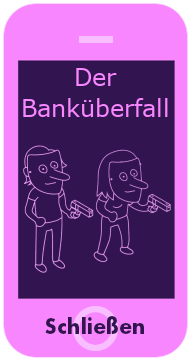
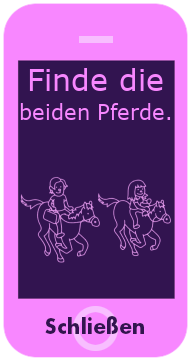
Two versions of the same layered image (191 × 360). Layer-by-layer changes:
showed "step_3 #1", painted on it over [20, 68, 171, 263]
hid "cover #2" over [23, 68, 171, 273]
